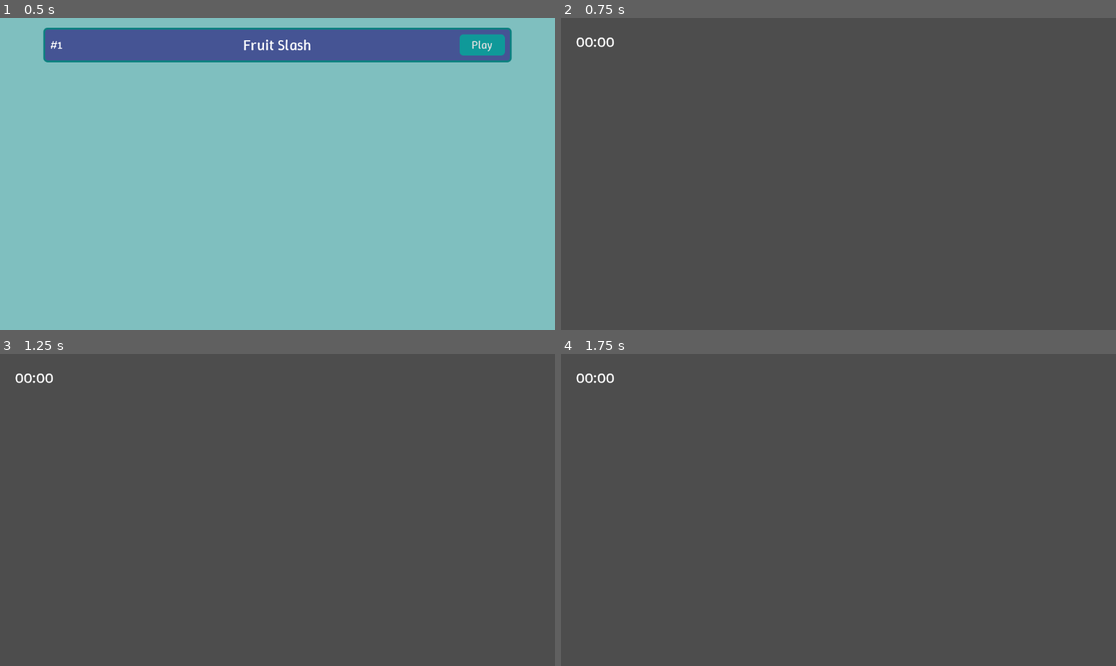
Above: before the commit, frames 1-4 (two rows, left to right).
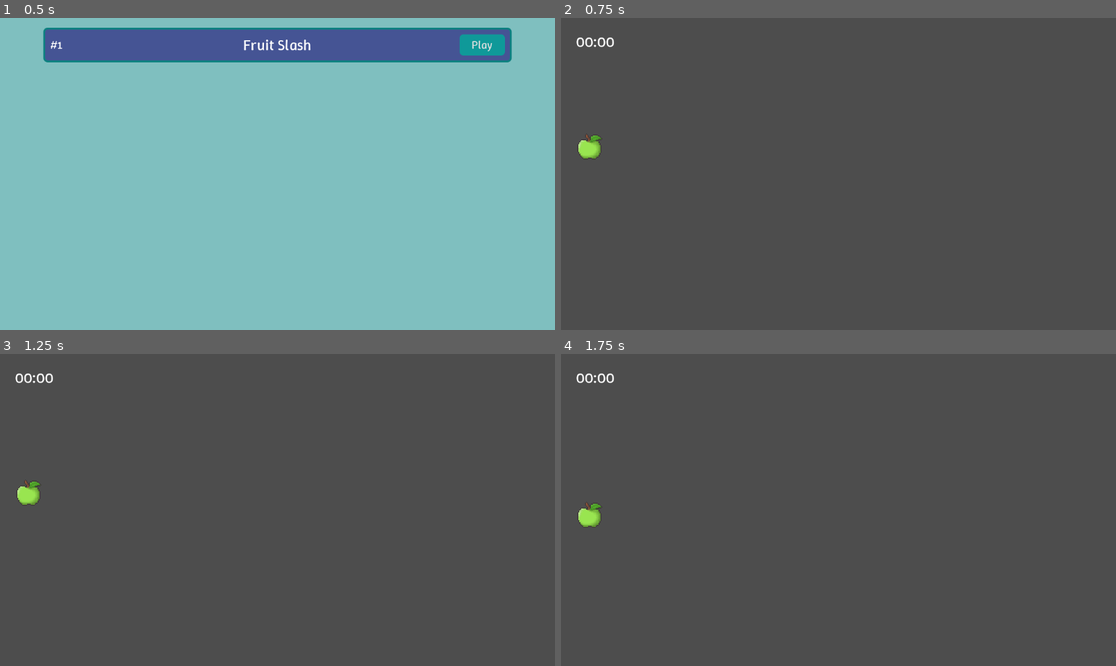
Above: after the commit, the same moments.

Repository: iguessfive/mini-games
Game: Godot game, scene res://main.tscn
Two runs of this game, one before a commit and one after it. Both use one fixed random seed, a clock stepped at 60 frames per second and the inputs below.
Inputs (mouse positions are in pixels of both pictures, inside the frame that each line leads up to):
- Up to frame 1 (0.5 s): no input
- Up to frame 2 (0.75 s): click "Play" at 0.5 s
- Up to frame 3 (1.25 s): no input
- Up to frame 4 (1.75 s): move the mouse to (960, 494) at 1.27 s; press the mouse at (960, 494) at 1.28 s

Frame 1 is identical in both runs. In frame 2, 0.2% of the frame differs, in the area x 3-8%, y 37-45%; in frame 3, 0.2%, in the area x 3-8%, y 40-49%; in frame 4, 0.2%.

Commit message:
fruit-slash-0.0.2

Diff:
--- a/gameplay_components/fruit_slash/fruit.gd
+++ b/gameplay_components/fruit_slash/fruit.gd
@@ -1,7 +1,47 @@
 extends CharacterBody2D
 
 @export var texture: Texture2D = preload("res://art/fruits/Apple.png")
+@export var slash_force: float = 800.0
+@export var gravity: float = 100.0
+
+var speed: float = 100.0
+var move_direction: Vector2 = Vector2.RIGHT
+
+@onready var sprite: Sprite2D = %Sprite2D
 
 func _ready() -> void:
-	for sprite in get_tree().get_nodes_in_group(("sprite")):
-		sprite.texture = texture
+	sprite.texture = texture
+
+func _physics_process(delta: float) -> void:
+	if not is_on_floor():
+		velocity.y += gravity * delta
+
+	# velocity = move_direction * speed
+	move_and_slide()
+
+func slash_fruit(slash_direction: Vector2) -> void:
+	sprite.visible = false
+	set_physics_process(false)
+	%CollisionShape2D.set_deferred("disabled", true)
+
+	%SlashedCase.rotation = slash_direction.angle()
+	add_sprites_to_slashed_case()
+
+	%Half1.velocity = slash_direction * slash_force
+	%Half2.velocity = -slash_direction * slash_force
+
+func add_sprites_to_slashed_case() -> void:
+	var half_sprite_1 = sprite.duplicate()
+	half_sprite_1.visible = true
+	half_sprite_1.position = Vector2(%ClipRect1.pivot_offset)
+	%ClipRect1.add_child(half_sprite_1)
+
+	var half_sprite_2 = half_sprite_1.duplicate()
+	half_sprite_2.rotation = deg_to_rad(180)
+	%ClipRect2.add_child(half_sprite_2)
+
+func destroy() -> void:
+	queue_free()
+
+func _on_timer_timeout() -> void:
+	destroy()
--- /dev/null
+++ b/gameplay_components/fruit_slash/slasher_cursor.gd
@@ -0,0 +1,30 @@
+extends Area2D
+
+var can_register_position := false
+var impact_point := Vector2()
+
+var is_slasher_active := false
+var click_point := Vector2()
+
+func _process(_delta: float) -> void:
+	global_position = get_global_mouse_position()
+
+	if Input.is_action_pressed("left_click") and not is_slasher_active:
+		is_slasher_active = true
+		click_point = get_global_mouse_position()
+
+	if Input.is_action_just_released("left_click") and is_slasher_active:
+		is_slasher_active = false
+
+	if Input.is_action_pressed("left_click") and can_register_position:
+		impact_point = get_global_mouse_position()
+		can_register_position = false
+
+func _on_body_entered(body:Node2D) -> void:
+	if body.is_in_group("fruits"):
+		can_register_position = true
+		if is_slasher_active:
+			body.slash_fruit(get_slash_normal_direction())
+
+func get_slash_normal_direction() -> Vector2:
+	return (impact_point - click_point).normalized().orthogonal()
--- a/project.godot
+++ b/project.godot
@@ -19,6 +19,14 @@
 
 FilePath="*res://autoload/file_path.gd"
 
+[input]
+
+left_click={
+"deadzone": 0.2,
+"events": [Object(InputEventMouseButton,"resource_local_to_scene":false,"resource_name":"","device":-1,"window_id":0,"alt_pressed":false,"shift_pressed":false,"ctrl_pressed":false,"meta_pressed":false,"button_mask":1,"position":Vector2(209, 14),"global_position":Vector2(213, 51),"factor":1.0,"button_index":1,"canceled":false,"pressed":true,"double_click":false,"script":null)
+]
+}
+
 [rendering]
 
 renderer/rendering_method="gl_compatibility"
--- a/scenes/fruit_slash/fruit.tscn
+++ b/scenes/fruit_slash/fruit.tscn
@@ -1,157 +1,57 @@
-[gd_scene load_steps=4 format=3 uid="uid://bs67t7ogrt0l2"]
+[gd_scene load_steps=5 format=3 uid="uid://bs67t7ogrt0l2"]
 
 [ext_resource type="Script" uid="uid://4ve07je13s2l" path="res://gameplay_components/fruit_slash/fruit.gd" id="1_5fehr"]
 [ext_resource type="Texture2D" uid="uid://dopwhay8eusay" path="res://art/fruits/Banana.png" id="1_88wv2"]
+[ext_resource type="Script" uid="uid://dmyyh30rgurvq" path="res://scenes/fruit_slash/sliced_half.gd" id="3_wcx8k"]
 
-[sub_resource type="RectangleShape2D" id="RectangleShape2D_5fehr"]
-size = Vector2(24, 2)
+[sub_resource type="CircleShape2D" id="CircleShape2D_wcx8k"]
+radius = 21.0
 
-[node name="Fruit" type="CharacterBody2D"]
+[node name="Fruit" type="CharacterBody2D" groups=["fruits"]]
 texture_filter = 1
 script = ExtResource("1_5fehr")
 
-[node name="WholeSprite" type="Node2D" parent="."]
-
-[node name="Sprite2D" type="Sprite2D" parent="WholeSprite" groups=["sprite"]]
+[node name="Sprite2D" type="Sprite2D" parent="."]
+unique_name_in_owner = true
+scale = Vector2(2, 2)
 texture = ExtResource("1_88wv2")
 
-[node name="VerticalSlash" type="Node2D" parent="."]
-visible = false
+[node name="CollisionShape2D" type="CollisionShape2D" parent="."]
+unique_name_in_owner = true
+shape = SubResource("CircleShape2D_wcx8k")
 
-[node name="CharacterBody2D" type="CharacterBody2D" parent="VerticalSlash"]
+[node name="SlashedCase" type="Node2D" parent="."]
+unique_name_in_owner = true
 
-[node name="Half" type="ColorRect" parent="VerticalSlash/CharacterBody2D"]
+[node name="Half1" type="CharacterBody2D" parent="SlashedCase"]
+unique_name_in_owner = true
+position = Vector2(-1, 0)
+script = ExtResource("3_wcx8k")
+
+[node name="ClipRect1" type="ColorRect" parent="SlashedCase/Half1"]
+unique_name_in_owner = true
 clip_children = 1
-offset_top = -32.0
-offset_right = 37.0
-offset_bottom = 37.0
+offset_left = -46.0
+offset_top = -45.0
+offset_right = 48.0
+pivot_offset = Vector2(47, 45)
 
-[node name="Sprite2D" type="Sprite2D" parent="VerticalSlash/CharacterBody2D/Half" groups=["sprite"]]
-position = Vector2(0, 32)
-texture = ExtResource("1_88wv2")
+[node name="Half2" type="CharacterBody2D" parent="SlashedCase"]
+unique_name_in_owner = true
+position = Vector2(1, 0)
+script = ExtResource("3_wcx8k")
 
-[node name="Half2" type="ColorRect" parent="VerticalSlash/CharacterBody2D"]
+[node name="ClipRect2" type="ColorRect" parent="SlashedCase/Half2"]
+unique_name_in_owner = true
 clip_children = 1
-offset_left = -37.0
-offset_top = -32.0
-offset_bottom = 37.0
-
-[node name="Sprite2D" type="Sprite2D" parent="VerticalSlash/CharacterBody2D/Half2" groups=["sprite"]]
-position = Vector2(37, 32)
-texture = ExtResource("1_88wv2")
-
-[node name="HorizontalSlash" type="Node2D" parent="."]
-visible = false
-
-[node name="CharacterBody2D" type="CharacterBody2D" parent="HorizontalSlash"]
-
-[node name="Half1" type="ColorRect" parent="HorizontalSlash/CharacterBody2D"]
-clip_children = 1
-offset_left = -36.0
-offset_top = -30.0
-offset_right = 38.0
-pivot_offset = Vector2(37, 30)
-
-[node name="Sprite2D" type="Sprite2D" parent="HorizontalSlash/CharacterBody2D/Half1" groups=["sprite"]]
-position = Vector2(36, 30)
-texture = ExtResource("1_88wv2")
-
-[node name="Half2" type="ColorRect" parent="HorizontalSlash/CharacterBody2D"]
-clip_children = 1
-offset_left = -36.0
-offset_top = -30.0
-offset_right = 38.0
+offset_left = -48.0
+offset_top = -45.0
+offset_right = 46.0
 rotation = 3.14159
-pivot_offset = Vector2(37, 30)
-
-[node name="Sprite2D" type="Sprite2D" parent="HorizontalSlash/CharacterBody2D/Half2" groups=["sprite"]]
-position = Vector2(38, 30)
-rotation = 3.14159
-texture = ExtResource("1_88wv2")
-
-[node name="ForwardSlash" type="Node2D" parent="."]
-visible = false
-
-[node name="CharacterBody2D" type="CharacterBody2D" parent="ForwardSlash"]
-
-[node name="Half1" type="ColorRect" parent="ForwardSlash/CharacterBody2D"]
-clip_children = 1
-offset_left = -36.0
-offset_top = -30.0
-offset_right = 38.0
-rotation = -0.785398
-pivot_offset = Vector2(37, 30)
-
-[node name="Sprite2D" type="Sprite2D" parent="ForwardSlash/CharacterBody2D/Half1" groups=["sprite"]]
-position = Vector2(36.2929, 29.2929)
-rotation = 0.785398
-texture = ExtResource("1_88wv2")
-
-[node name="Half2" type="ColorRect" parent="ForwardSlash/CharacterBody2D"]
-clip_children = 1
-offset_left = -36.0
-offset_top = -30.0
-offset_right = 38.0
-rotation = 2.35619
-pivot_offset = Vector2(37, 30)
-
-[node name="Sprite2D2" type="Sprite2D" parent="ForwardSlash/CharacterBody2D/Half2" groups=["sprite"]]
-position = Vector2(37.7071, 30.7071)
-rotation = -2.35619
-texture = ExtResource("1_88wv2")
-
-[node name="BackSlash" type="Node2D" parent="."]
-visible = false
-
-[node name="CharacterBody2D" type="CharacterBody2D" parent="BackSlash"]
-
-[node name="Half1" type="ColorRect" parent="BackSlash/CharacterBody2D"]
-clip_children = 1
-offset_left = -36.0
-offset_top = -30.0
-offset_right = 38.0
-rotation = 0.785398
-pivot_offset = Vector2(37, 30)
-
-[node name="Sprite2D" type="Sprite2D" parent="BackSlash/CharacterBody2D/Half1" groups=["sprite"]]
-position = Vector2(36.2929, 30.7071)
-rotation = -0.785398
-texture = ExtResource("1_88wv2")
-
-[node name="Half2" type="ColorRect" parent="BackSlash/CharacterBody2D"]
-clip_children = 1
-offset_left = -36.0
-offset_top = -30.0
-offset_right = 38.0
-rotation = 3.92699
-pivot_offset = Vector2(37, 30)
-
-[node name="Sprite2D2" type="Sprite2D" parent="BackSlash/CharacterBody2D/Half2" groups=["sprite"]]
-position = Vector2(37.7071, 29.2929)
-rotation = 2.35619
-texture = ExtResource("1_88wv2")
-
-[node name="VerticalSlashArea" type="Area2D" parent="."]
-
-[node name="CollisionShape2D" type="CollisionShape2D" parent="VerticalSlashArea"]
-rotation = 1.5708
-shape = SubResource("RectangleShape2D_5fehr")
-
-[node name="HorizontalSlashArea" type="Area2D" parent="."]
-
-[node name="CollisionShape2D" type="CollisionShape2D" parent="HorizontalSlashArea"]
-shape = SubResource("RectangleShape2D_5fehr")
-
-[node name="ForwardSlashArea" type="Area2D" parent="."]
-
-[node name="CollisionShape2D" type="CollisionShape2D" parent="ForwardSlashArea"]
-rotation = -0.785398
-shape = SubResource("RectangleShape2D_5fehr")
-
-[node name="BackSlashArea" type="Area2D" parent="."]
-
-[node name="CollisionShape2D" type="CollisionShape2D" parent="BackSlashArea"]
-rotation = 0.785398
-shape = SubResource("RectangleShape2D_5fehr")
+pivot_offset = Vector2(47, 45)
 
 [node name="Timer" type="Timer" parent="."]
+wait_time = 3.0
+one_shot = true
+
+[connection signal="timeout" from="Timer" to="." method="_on_timer_timeout"]
--- a/scenes/fruit_slash/fruit_slash.tscn
+++ b/scenes/fruit_slash/fruit_slash.tscn
@@ -1,45 +1,51 @@
-[gd_scene load_steps=6 format=3 uid="uid://0kf2c6pbuklo"]
+[gd_scene load_steps=8 format=3 uid="uid://0kf2c6pbuklo"]
 
+[ext_resource type="PackedScene" uid="uid://bplxaj5niub6" path="res://scenes/fruit_slash/slasher_cursor.tscn" id="1_kco6q"]
 [ext_resource type="Script" uid="uid://bm24vudaiwiqc" path="res://gameplay_components/fruit_slash/cannon.gd" id="1_l61y6"]
 [ext_resource type="PackedScene" uid="uid://22vbpm5oxmpx" path="res://scenes/menus_template.tscn" id="1_si1oj"]
 [ext_resource type="FontFile" uid="uid://dw42h5y4rmyoq" path="res://fonts/winky_sans_reg.ttf" id="1_yk7ds"]
 [ext_resource type="Theme" uid="uid://uay5mr34ptg5" path="res://themes/fruit_slash.tres" id="2_ufly5"]
+[ext_resource type="PackedScene" uid="uid://bs67t7ogrt0l2" path="res://scenes/fruit_slash/fruit.tscn" id="6_2godk"]
 
 [sub_resource type="LabelSettings" id="LabelSettings_bdpbr"]
 font = ExtResource("1_yk7ds")
 font_size = 32
 
 [node name="FruitSlash" type="Node2D"]
+metadata/_edit_vertical_guides_ = [-122.0]
 
-[node name="Node2D" type="Node2D" parent="."]
+[node name="Gamplay" type="Node2D" parent="."]
 
-[node name="SlashPoint" type="Area2D" parent="Node2D"]
+[node name="SlasherCursor" parent="Gamplay" instance=ExtResource("1_kco6q")]
 
-[node name="LaunchPoints" type="Node2D" parent="Node2D"]
+[node name="LaunchPoints" type="Node2D" parent="Gamplay"]
 
-[node name="LaunchPoint1" type="Marker2D" parent="Node2D/LaunchPoints"]
+[node name="LaunchPoint1" type="Marker2D" parent="Gamplay/LaunchPoints"]
 position = Vector2(-174, 390)
 script = ExtResource("1_l61y6")
 
-[node name="LaunchPoint2" type="Marker2D" parent="Node2D/LaunchPoints"]
+[node name="LaunchPoint2" type="Marker2D" parent="Gamplay/LaunchPoints"]
 position = Vector2(157, 794)
 
-[node name="LaunchPoint3" type="Marker2D" parent="Node2D/LaunchPoints"]
+[node name="LaunchPoint3" type="Marker2D" parent="Gamplay/LaunchPoints"]
 position = Vector2(371, 940)
 
-[node name="LaunchPoint4" type="Marker2D" parent="Node2D/LaunchPoints"]
+[node name="LaunchPoint4" type="Marker2D" parent="Gamplay/LaunchPoints"]
 position = Vector2(623, 835)
 
-[node name="LaunchPoint5" type="Marker2D" parent="Node2D/LaunchPoints"]
+[node name="LaunchPoint5" type="Marker2D" parent="Gamplay/LaunchPoints"]
 position = Vector2(913, 943)
 
-[node name="LaunchPoint6" type="Marker2D" parent="Node2D/LaunchPoints"]
+[node name="LaunchPoint6" type="Marker2D" parent="Gamplay/LaunchPoints"]
 position = Vector2(1054, 782)
 
-[node name="LaunchPoint7" type="Marker2D" parent="Node2D/LaunchPoints"]
+[node name="LaunchPoint7" type="Marker2D" parent="Gamplay/LaunchPoints"]
 position = Vector2(1344, 375)
 
-[node name="GameDurationTimer" type="Timer" parent="Node2D"]
+[node name="GameDurationTimer" type="Timer" parent="Gamplay"]
+
+[node name="Fruit" parent="Gamplay" groups=["fruit"] instance=ExtResource("6_2godk")]
+position = Vector2(60, 266)
 
 [node name="CanvasLayer" type="CanvasLayer" parent="."]
 
--- /dev/null
+++ b/scenes/fruit_slash/slasher_cursor.tscn
@@ -0,0 +1,17 @@
+[gd_scene load_steps=3 format=3 uid="uid://bplxaj5niub6"]
+
+[ext_resource type="Script" uid="uid://bkup2fo0a7n4b" path="res://gameplay_components/fruit_slash/slasher_cursor.gd" id="1_wvwhb"]
+
+[sub_resource type="CircleShape2D" id="CircleShape2D_l61y6"]
+radius = 10.0499
+
+[node name="SlasherCursor" type="Area2D" groups=["cursor"]]
+script = ExtResource("1_wvwhb")
+
+[node name="CollisionShape2D" type="CollisionShape2D" parent="."]
+shape = SubResource("CircleShape2D_l61y6")
+
+[node name="Line2D" type="Line2D" parent="."]
+unique_name_in_owner = true
+
+[connection signal="body_entered" from="." to="." method="_on_body_entered"]
--- /dev/null
+++ b/scenes/fruit_slash/sliced_half.gd
@@ -0,0 +1,8 @@
+extends CharacterBody2D
+
+var gravity := 0.0
+
+func _physics_process(delta: float) -> void:
+    if not is_on_floor():
+        velocity.y += gravity * delta
+    move_and_slide()
Not shown, added: gameplay_components/fruit_slash/slasher_cursor.gd.uid
Not shown, added: scenes/fruit_slash/sliced_half.gd.uid
